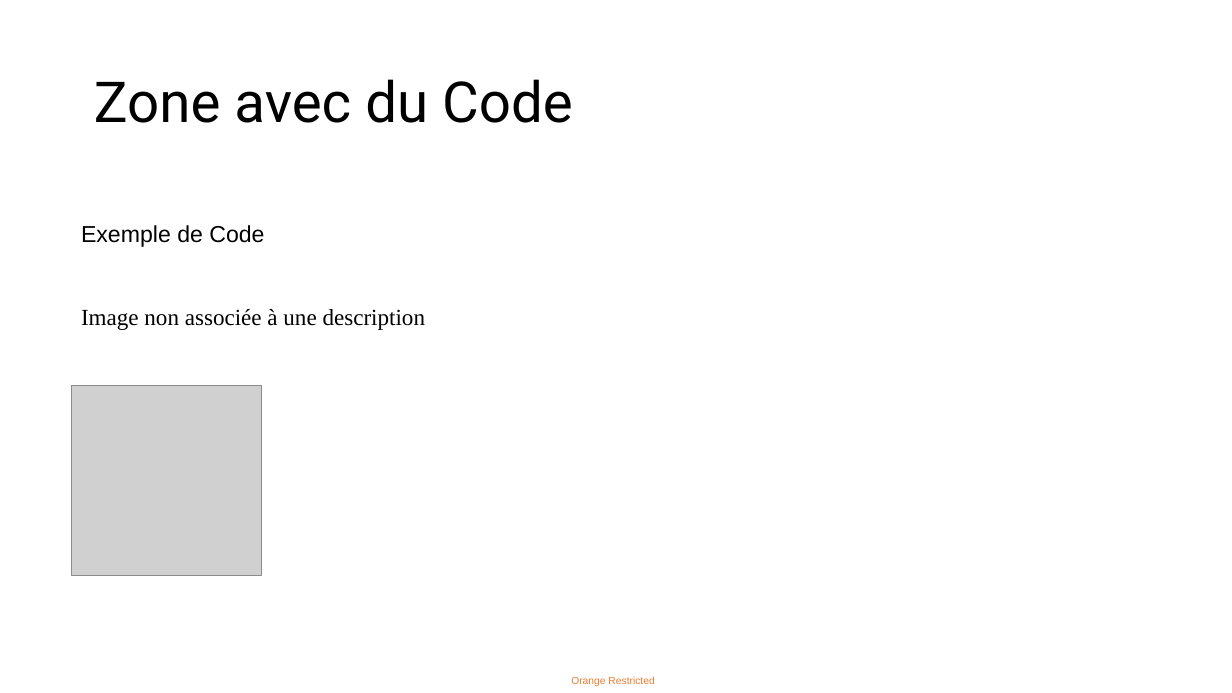
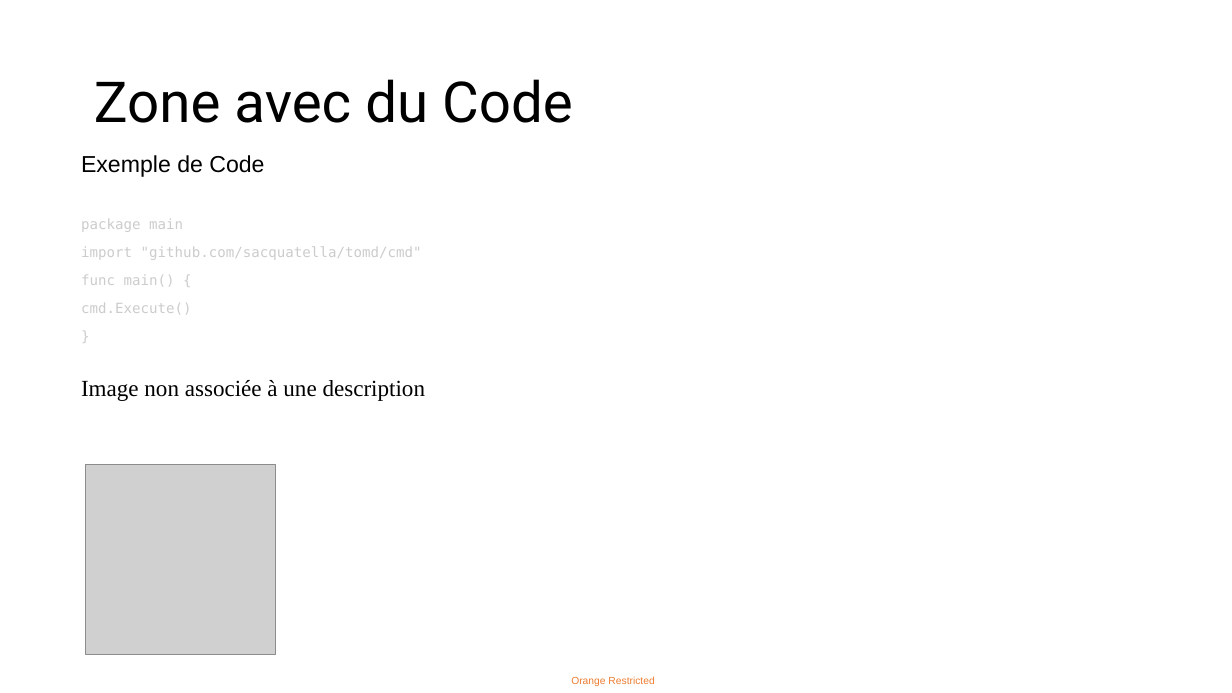
Before and after one commit to sacquatella/tomd, a slide deck: slide 3 of samples/test.pptx. Drawn at 1232x693 pixels with LibreOffice and Linux fonts; fonts in the diff are those of the drawing; grey boxes stand for pictures. Boxes give left, top, right and bottom in pixels: in the first picture for what was removed or moved away, otherwise in the second. Text is boxed around its words. In the diff, an @@ line names an element or a change of style, - is before the commit and + after.

Commit message:
update pptx sample

```diff
--- a/samples/test.pptx
+++ b/samples/test.pptx
@@ text "Exemple de Code" moved from (x1=81, y1=225, x2=426, y2=330) to (x1=81, y1=155, x2=426, y2=401) @@
@@ text at (x1=81, y1=219, x2=422, y2=314): paragraphs added @@
+package main
+import "github.com/sacquatella/tomd/cmd"
+func main() {
+cmd.Execute()
+}
@@ picture moved from (x1=72, y1=386, x2=262, y2=577) to (x1=85, y1=464, x2=275, y2=654) @@
```
